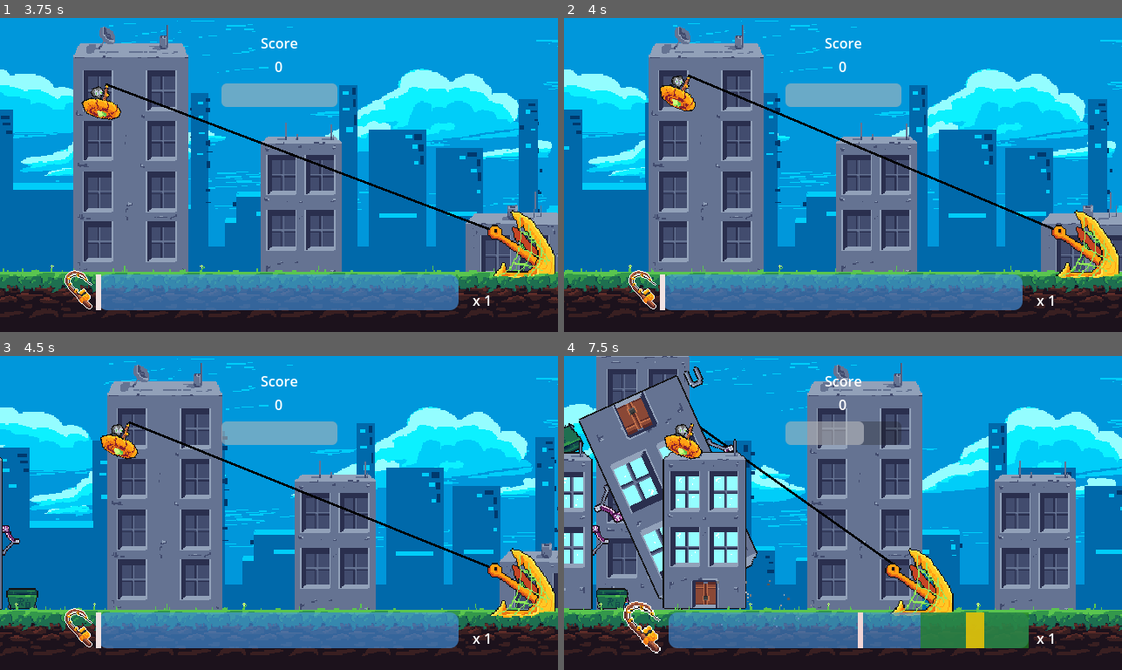
Above: before the commit, frames 1-4 (two rows, left to right).
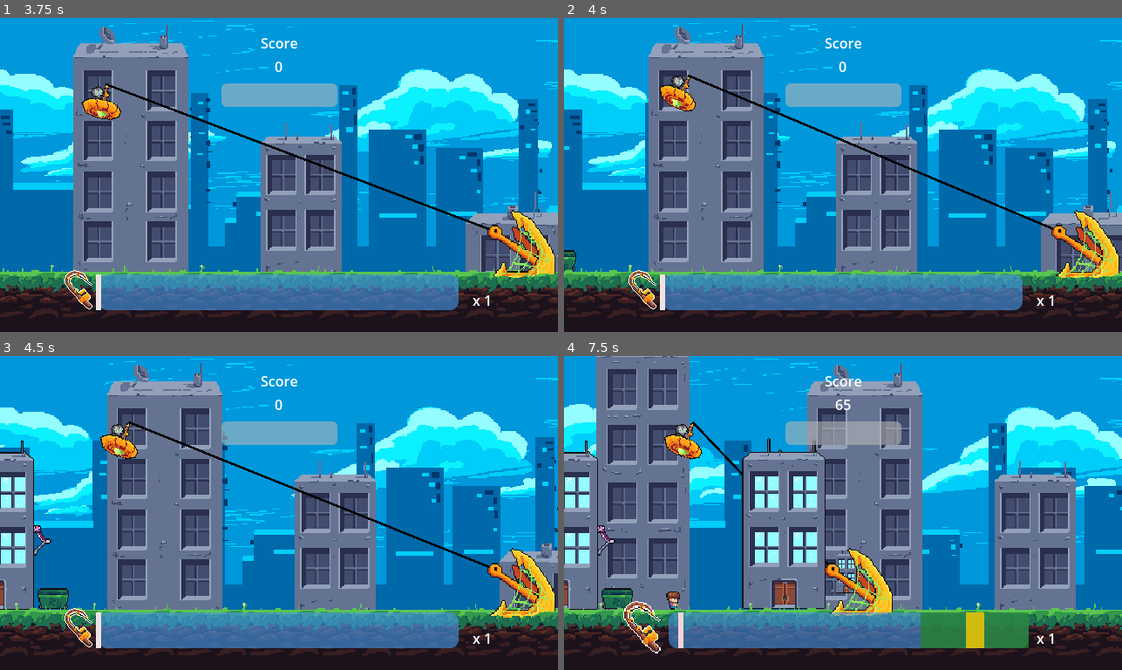
Above: after the commit, the same moments.

Repository: Tenes/mini-jam-153
Game: Godot game, scene res://Scenes/main_menu_scene.tscn
Same seed, same stepped clock (60 frames per second), same inputs: the game is played once before the commit and once after it. Sound files missing from this copy of the repository are replaced by a short silence.
Inputs (mouse positions are in pixels of both pictures, inside the frame that each line leads up to):
- Up to frame 1 (3.75 s): click "Start" at 0.5 s; move the mouse to (401, 159) at 1.27 s; click (401, 159) at 1.35 s; move the mouse to (167, 190) at 2.02 s; click (167, 190) at 2.1 s; move the mouse to (334, 105) at 2.77 s; click (334, 105) at 2.85 s; move the mouse to (251, 237) at 3.52 s; click (251, 237) at 3.6 s
- Up to frame 2 (4 s): no input
- Up to frame 3 (4.5 s): move the mouse to (446, 560) at 4.27 s; click (446, 560) at 4.35 s
- Up to frame 4 (7.5 s): move the mouse to (675, 465) at 5.02 s; click (675, 465) at 5.1 s; move the mouse to (870, 513) at 5.77 s; click (870, 513) at 5.85 s; move the mouse to (759, 434) at 6.52 s; click (759, 434) at 6.6 s; move the mouse to (965, 497) at 7.27 s; click (965, 497) at 7.35 s

Frame 1 is identical in both runs. In frame 2, 0.1% of the frame differs, in the area x 0-3%, y 73-81%; in frame 3, 3.5%; in frame 4, 24%, in the area x 0-70%, y 3-94%.

Commit message:
Updates wave datas

Diff:
--- a/Scripts/city_scene.gd
+++ b/Scripts/city_scene.gd
@@ -12,9 +12,9 @@
 @export var waveDownTimer: float = 1.5;
 var interactables : Array[Interactable] = [];
 var difficultyMultiplier:  = 1.0;
-const waveTimerSpawnRate : Array[float] = [0.9, 1, 1.5, 1.25];
-const waveDifficulty : Array[float] = [0.75, 1.25, 3, 2];
-const waveLength: Array[float] = [15, 10, 5, 8];
+const waveTimerSpawnRate : Array[float] = [0.9, 1, 1, 1.5, 1.25];
+const waveDifficulty : Array[float] = [0.75, 1, 1.25, 2.25, 1.75];
+const waveLength: Array[float] = [15, 10, 10, 5, 8];
 var currentWave: int;
 var spawnedEnnemies: float;
 var currentWaveLength: float;
@@ -68,7 +68,7 @@
 	waveTimer.one_shot = true;
 
 func waveSpawner() -> void:
-	currentWave = Global.RNG.randi_range(0, 3);
+	currentWave = Global.RNG.randi_range(0, waveLength.size() - 1);
 	spawnTimer.wait_time = waveTimerSpawnRate[currentWave];
 	if spawnTimer.timeout.is_connected(interactableSpawner):
 		spawnTimer.timeout.disconnect(interactableSpawner);
